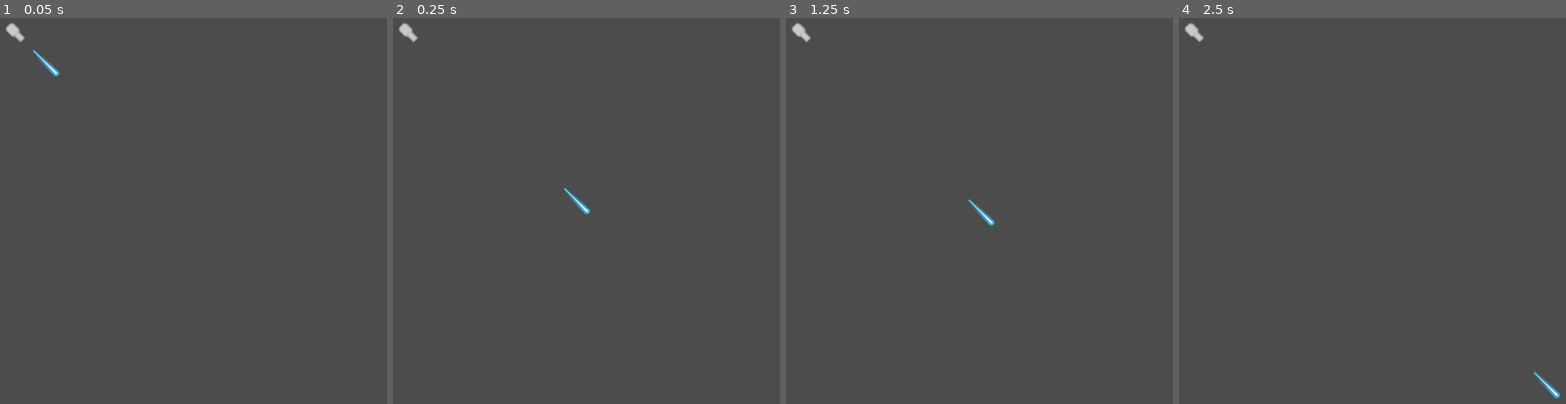
Above: before the commit, frames 1-4 (left to right).
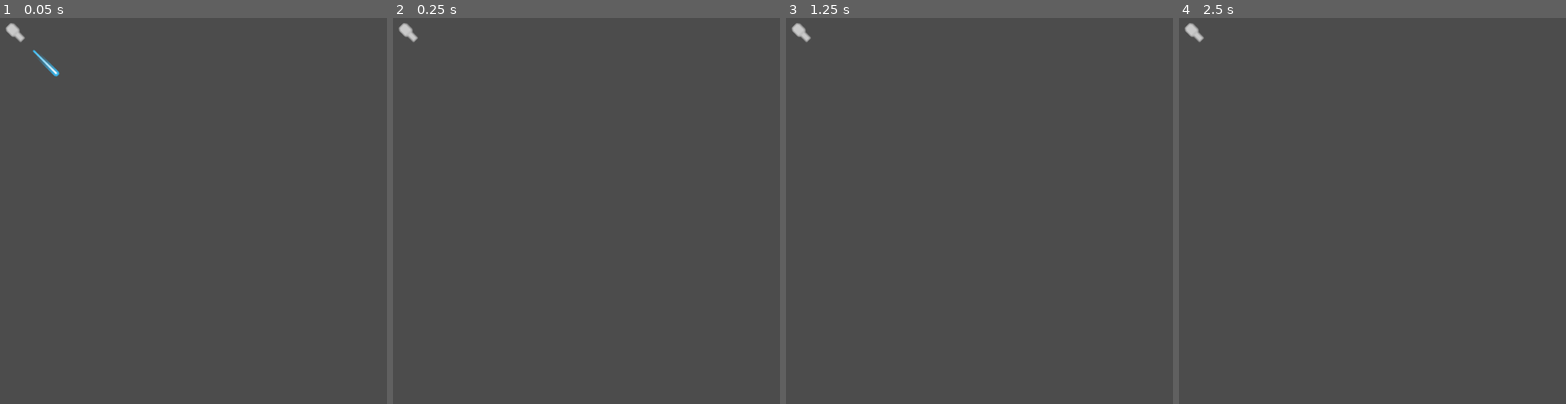
Above: after the commit, the same moments.

Repository: JarLowrey/GodotWeapons
Game: Godot game, scene res://Test/src/2dTest.tscn
Two runs of this game, one before a commit and one after it. Both use one fixed random seed, a clock stepped at 60 frames per second and the inputs below.
Inputs:
- Up to frame 1 (0.05 s): no input
- Up to frame 2 (0.25 s): no input
- Up to frame 3 (1.25 s): no input
- Up to frame 4 (2.5 s): tap Enter at 2 s

Frame 1 is identical in both runs. In frame 2, 0.1% of the frame differs, in the area x 44-51%, y 44-51%; in frame 3, 0.1%, in the area x 47-54%, y 46-54%; in frame 4, 0.1%.

Commit message:
improved bullet kill conditions

Diff:
--- a/Bullet/Bullet.gd
+++ b/Bullet/Bullet.gd
@@ -4,22 +4,17 @@
 onready var my_gun = get_node("../../../..")
 
 #death/kill/free() related vars
-export var kill_after_time = false
+export var kill_after_time = false setget set_kill_after_time
 export var kill_on_exit = true setget set_kill_on_viewport_exit
 export var kill_after_travel_dist = -1
 
 var traveled_dist = 0 #must be updated in 2d/3d children physics_process
 
-var _vis_signal_is_connected = false
-
 signal bullet_killed
 
 func _ready():
-	if kill_after_time:
-		$SelfDestructTimer.connect("timeout",self,"kill")
-		$SelfDestructTimer.start()
-
 	set_kill_on_viewport_exit(kill_on_exit) #setting from editor will not connect signal since node is not loaded
+	set_kill_after_time(kill_after_time) #setting from editor will not connect signal since node is not loaded
 
 func _physics_process(delta):
 	if kill_after_travel_dist > 0 and traveled_dist >= kill_after_travel_dist:
@@ -28,14 +23,25 @@
 func set_kill_on_viewport_exit(val):
 	kill_on_exit = val
 	if is_inside_tree():
-		if kill_on_exit and not _vis_signal_is_connected:
-			$VisibilityNotifier.connect("screen_exited",self,"kill")
-			_vis_signal_is_connected = true
-		elif _vis_signal_is_connected:
+		var is_cntd = $VisibilityNotifier.is_connected("screen_exited",self,"kill")
+		if val:
+			if not is_cntd:
+				$VisibilityNotifier.connect("screen_exited",self,"kill")
+		elif is_cntd:
 			$VisibilityNotifier.disconnect("screen_exited",self,"kill")
-			_vis_signal_is_connected = false
+
+func set_kill_after_time(val):
+	kill_after_time = val
+	if is_inside_tree():
+		var is_cntd = $SelfDestructTimer.is_connected("timeout",self,"kill")
+		if val:
+			if not is_cntd:
+				$SelfDestructTimer.connect("timeout",self,"kill")
+				$SelfDestructTimer.start()
+		elif is_cntd:
+			$SelfDestructTimer.disconnect("timeout",self,"kill")
+			$SelfDestructTimer.stop()
 
 func kill(arg=null):
-	print("killed")
 	emit_signal("bullet_killed",self)
 	queue_free()
--- a/Test/src/BasicBullet.tscn
+++ b/Test/src/BasicBullet.tscn
@@ -10,6 +10,8 @@
 height = 20.0
 
 [node name="Bullet2D" index="0" instance=ExtResource( 1 )]
+
+kill_after_time = true
 
 [node name="SelfDestructTimer" parent="." index="0"]
 
